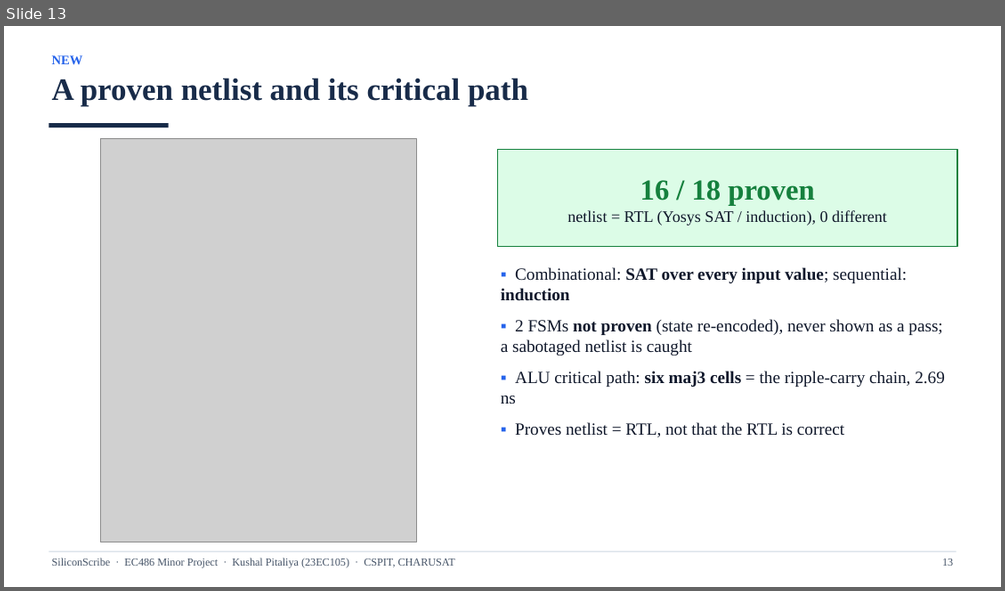
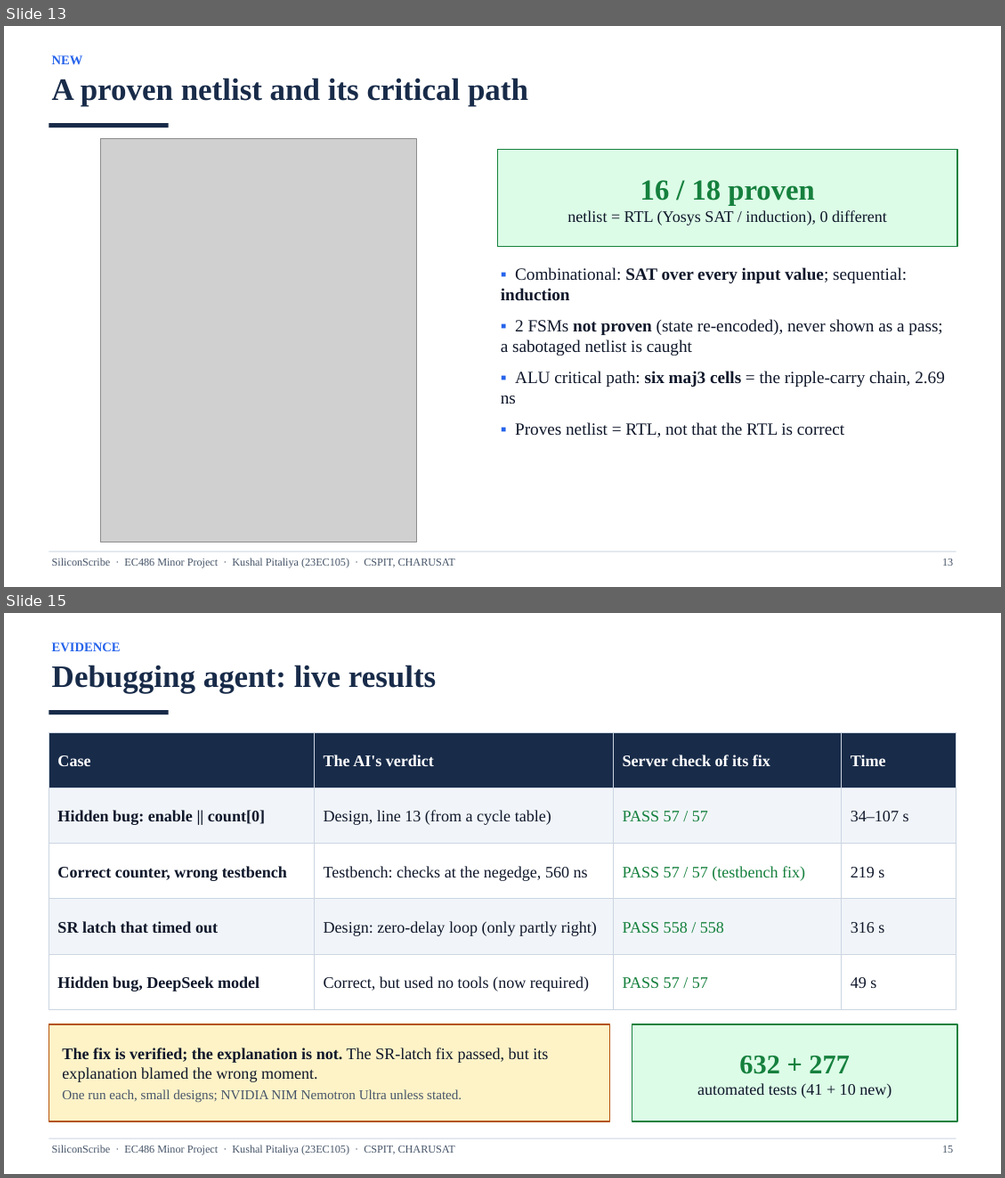
Before and after one commit to k-pitaliya/siliconscribe, a slide deck: docs/23EC105_Kushal_Pitaliya_SiliconScribe_Viva_Presentation.pptx. Shown one above the other, each under a label of ours: slide 13 before the commit, slides 13 and 15 after it; the slides between them are not shown. The pictures are 1005x591 and 1005x1178 pixels, drawn with LibreOffice and Linux fonts; fonts in the diff are those of the drawing; grey boxes stand for pictures. Boxes give left, top, right and bottom in pixels: in the first picture for what was removed or moved away, otherwise in the second. Text is boxed around its words. In the diff, an @@ line names an element or a change of style, - is before the commit and + after.

```diff
--- a/docs/23EC105_Kushal_Pitaliya_SiliconScribe_Viva_Presentation.pptx
+++ b/docs/23EC105_Kushal_Pitaliya_SiliconScribe_Viva_Presentation.pptx
@@ slide 15 added at box(4, 613, 1001, 1174), background #FFFFFF @@
@@ text added at box(52, 642, 121, 652), 12.5 pt, text #2563EB, bold @@
+EVIDENCE
@@ text added at box(52, 665, 436, 693), 30 pt, text #182B49, bold @@
+Debugging agent: live results
@@ rectangle added at box(48, 710, 169, 714), fill #182B49 @@
@@ rectangle added at box(48, 732, 315, 788), fill #182B49, outline #CBD5E1 0.75 pt, 15.5 pt, text #FFFFFF, bold @@
+Case
@@ rectangle added at box(315, 732, 614, 788), fill #182B49, outline #CBD5E1 0.75 pt, 15.5 pt, text #FFFFFF, bold @@
+The AI's verdict
@@ rectangle added at box(614, 732, 841, 788), fill #182B49, outline #CBD5E1 0.75 pt, 15.5 pt, text #FFFFFF, bold @@
+Server check of its fix
@@ rectangle added at box(841, 732, 956, 788), fill #182B49, outline #CBD5E1 0.75 pt, 15.5 pt, text #FFFFFF, bold @@
+Time
@@ rectangle added at box(48, 788, 315, 844), fill #F1F5F9, outline #CBD5E1 0.75 pt, 15.5 pt, text #0F172A, bold @@
+Hidden bug: enable || count[0]
@@ rectangle added at box(315, 788, 614, 844), fill #F1F5F9, outline #CBD5E1 0.75 pt, 15.5 pt, text #0F172A @@
+Design, line 13 (from a cycle table)
@@ rectangle added at box(614, 788, 841, 844), fill #F1F5F9, outline #CBD5E1 0.75 pt, 15.5 pt, text #15803D @@
+PASS 57 / 57
@@ rectangle added at box(841, 788, 956, 844), fill #F1F5F9, outline #CBD5E1 0.75 pt, 15.5 pt, text #0F172A @@
+34–107 s
@@ rectangle added at box(48, 844, 315, 899), fill #FFFFFF, outline #CBD5E1 0.75 pt, 15.5 pt, text #0F172A, bold @@
+Correct counter, wrong testbench
@@ rectangle added at box(315, 844, 614, 899), fill #FFFFFF, outline #CBD5E1 0.75 pt, 15.5 pt, text #0F172A @@
+Testbench: checks at the negedge, 560 ns
@@ rectangle added at box(614, 844, 841, 899), fill #FFFFFF, outline #CBD5E1 0.75 pt, 15.5 pt, text #15803D @@
+PASS 57 / 57 (testbench fix)
@@ rectangle added at box(841, 844, 956, 899), fill #FFFFFF, outline #CBD5E1 0.75 pt, 15.5 pt, text #0F172A @@
+219 s
@@ rectangle added at box(48, 899, 315, 954), fill #F1F5F9, outline #CBD5E1 0.75 pt, 15.5 pt, text #0F172A, bold @@
+SR latch that timed out
@@ rectangle added at box(315, 899, 614, 954), fill #F1F5F9, outline #CBD5E1 0.75 pt, 15.5 pt, text #0F172A @@
+Design: zero-delay loop (only partly right)
@@ rectangle added at box(614, 899, 841, 954), fill #F1F5F9, outline #CBD5E1 0.75 pt, 15.5 pt, text #15803D @@
+PASS 558 / 558
@@ rectangle added at box(841, 899, 956, 954), fill #F1F5F9, outline #CBD5E1 0.75 pt, 15.5 pt, text #0F172A @@
+316 s
@@ rectangle added at box(48, 954, 315, 1009), fill #FFFFFF, outline #CBD5E1 0.75 pt, 15.5 pt, text #0F172A, bold @@
+Hidden bug, DeepSeek model
@@ rectangle added at box(315, 954, 614, 1009), fill #FFFFFF, outline #CBD5E1 0.75 pt, 15.5 pt, text #0F172A @@
+Correct, but used no tools (now required)
@@ rectangle added at box(614, 954, 841, 1009), fill #FFFFFF, outline #CBD5E1 0.75 pt, 15.5 pt, text #15803D @@
+PASS 57 / 57
@@ rectangle added at box(841, 954, 956, 1009), fill #FFFFFF, outline #CBD5E1 0.75 pt, 15.5 pt, text #0F172A @@
+49 s
@@ rectangle added at box(48, 1024, 610, 1121), fill #FEF3C7, outline #B45309 1.25 pt, 15.5 pt, text #0F172A @@
+The fix is verified; the explanation is not. The SR-latch fix passed, but its explanation blamed the wrong moment.
+One run each, small designs; NVIDIA NIM Nemotron Ultra unless stated.
@@ rectangle added at box(632, 1024, 957, 1121), fill #DCFCE7, outline #15803D 1.25 pt, 15.5 pt, text #0F172A @@
+632 + 277
+automated tests (41 + 10 new)
@@ rectangle added at box(48, 1138, 956, 1139), fill #CBD5E1 @@
@@ text added at box(52, 1144, 455, 1155), 10.5 pt, text #475569 @@
+SiliconScribe · EC486 Minor Project · Kushal Pitaliya (23EC105) · CSPIT, CHARUSAT
@@ text added at box(942, 1145, 953, 1152), 10.5 pt, text #475569 @@
+15
```
Also in this commit, not shown: 7 slides changed, 1 other slide added, 34 other files.
